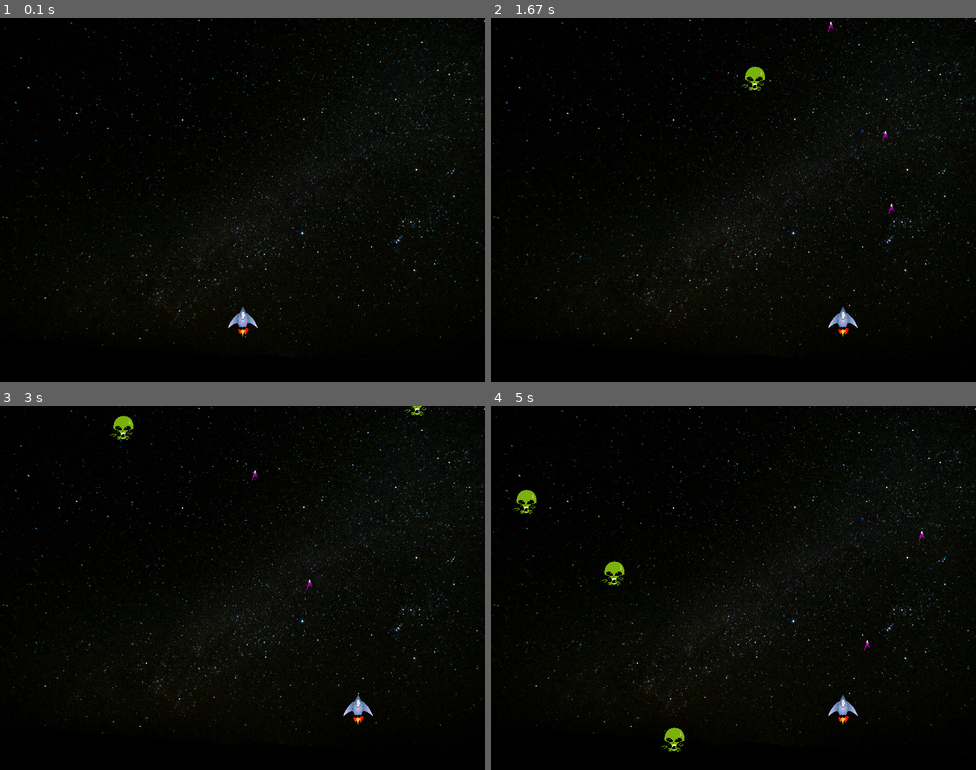
Above: before the commit, frames 1-4 (two rows, left to right).
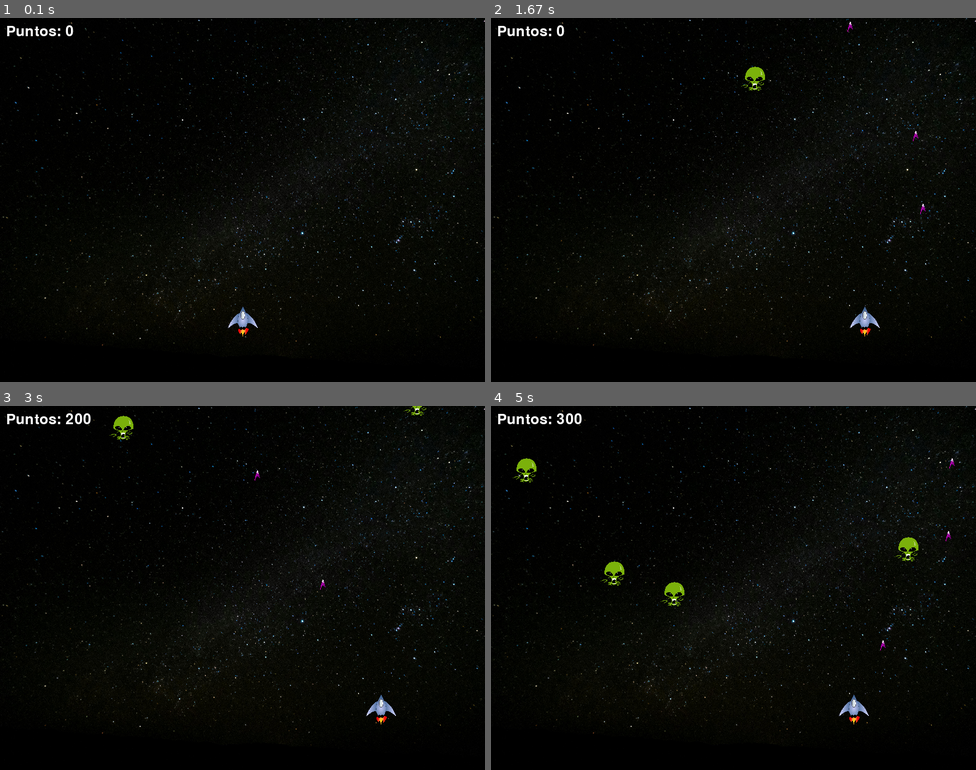
Above: after the commit, the same moments.

Repository: Aminsfnhdez/void-requiem-pygame
Game: pygame game, started from main.py
Two runs of this game, one before a commit and one after it. Both use one fixed random seed, a clock stepped at 60 frames per second and the inputs below.
Inputs:
- Up to frame 1 (0.1 s): no input
- Up to frame 2 (1.67 s): hold Right 0.33-0.8 s; hold Right 0.83-1.3 s; tap Space at 0.9, 1.2, 1.4 s; hold Left from 1.33 s (still down)
- Up to frame 3 (3 s): tap Space at 1.7, 1.97, 2.27, 2.4, 2.7 s; release Left at 1.87 s; hold Left 1.9-2.3 s; hold Right 2.33-2.97 s
- Up to frame 4 (5 s): hold Left 3-3.47 s; tap Space at 3.07, 3.37, 3.57, 3.87, 4.07, 4.37, 4.57, 4.87 s; hold Right 3.5-3.97 s; hold Right 4-4.47 s; hold Left from 4.5 s (still down)

The runs differ from the first frame. In frame 1, 0.2% of the frame differs, in the area x 1-16%, y 2-5%; in frame 2, 0.6%; in frame 3, 0.6%; in frame 4, 1.3%, in the area x 1-96%, y 2-95%.

Commit message:
add score (points)

Diff:
--- a/enemy.py
+++ b/enemy.py
@@ -8,7 +8,7 @@
         # Redimensiona el enemigo a 40x40 píxeles
         self.image = pygame.transform.scale(original_image, (40, 40))
         self.rect = self.image.get_rect(center=(random.randint(50, 750), -50))
-        self.speed = random.randint(2, 5)
+        self.speed = random.randint(2, 3)
 
     def update(self):
         self.rect.y += self.speed
--- a/main.py
+++ b/main.py
@@ -8,8 +8,12 @@
 # Inicializar PyGame
 pygame.init()
 screen = pygame.display.set_mode((WIDTH, HEIGHT))
-pygame.display.set_caption("Eclipse War: The Last Stand")
+pygame.display.set_caption("Void Requiem: The Last Stand")
 clock = pygame.time.Clock()
+
+# Inicializar sistema de puntos
+score = 0
+font = pygame.font.Font(None, 36)
 
 # Cargar imagen de fondo
 background = pygame.image.load("assets/background.jpg")
@@ -32,6 +36,11 @@
     enemy = Enemy()
     all_sprites.add(enemy)
     enemies.add(enemy)
+
+# Función para mostrar puntuación
+def draw_score():
+    score_text = font.render(f"Puntos: {score}", True, (255, 255, 255))
+    screen.blit(score_text, (10, 10))
 
 # Bucle principal del juego
 running = True
@@ -67,6 +76,7 @@
     hits = pygame.sprite.groupcollide(enemies, bullets, True, True)
     for hit in hits:
         explosion_sound.play()
+        score += 100  # Aumentar puntuación cuando se destruye un enemigo
 
     # Colisión de enemigos con el jugador (fin del juego)
     if pygame.sprite.spritecollide(player, enemies, True):
@@ -75,6 +85,7 @@
     # Dibujar en pantalla
     screen.blit(background, (0, 0))
     all_sprites.draw(screen)
+    draw_score()  # Dibujar la puntuación
 
     # Actualizar pantalla
     pygame.display.flip()
--- a/player.py
+++ b/player.py
@@ -8,7 +8,7 @@
         # Redimensiona la imagen a un tamaño más apropiado (por ejemplo, 50x50 píxeles)
         self.image = pygame.transform.scale(original_image, (50, 50))
         self.rect = self.image.get_rect(center=(400, 500))
-        self.speed = 5
+        self.speed = 6
 
     def update(self, keys):
         if keys[pygame.K_LEFT] and self.rect.left > 0:
